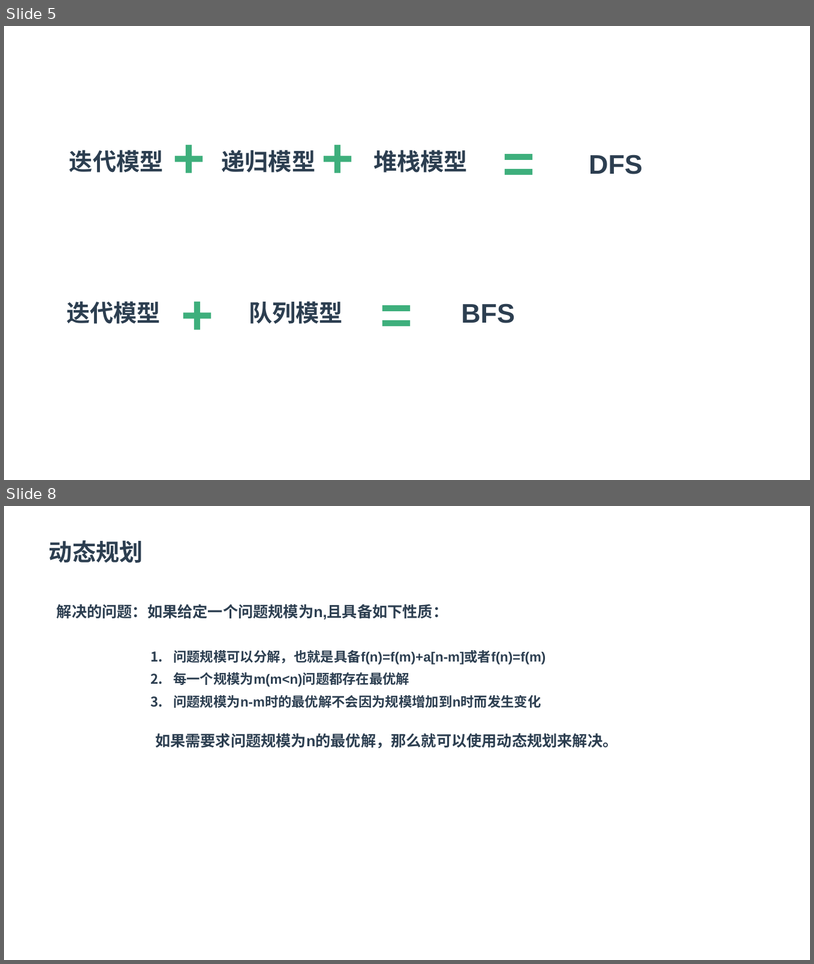
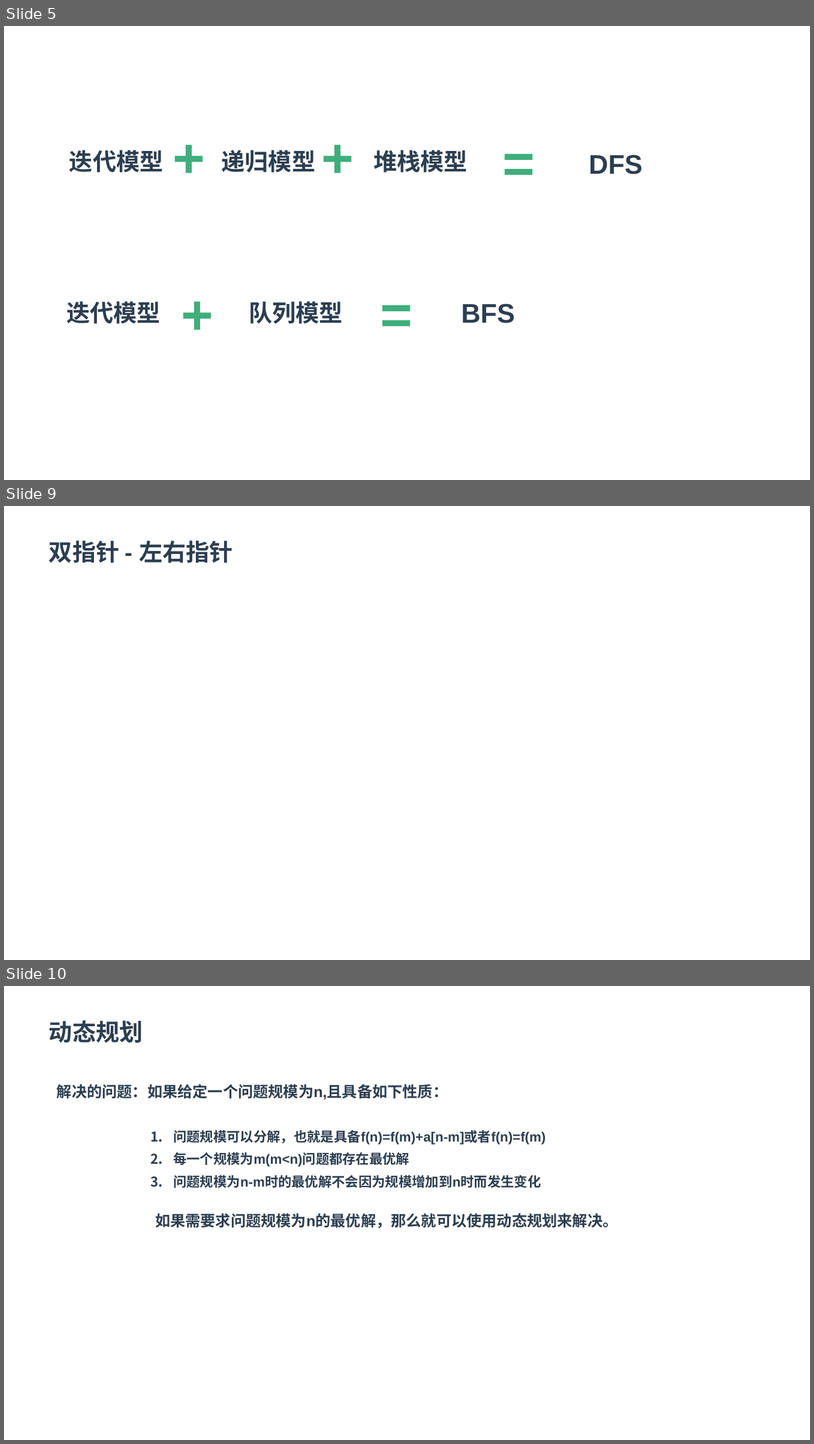
Before and after one commit to zaiqiang-dong/zaiqiang, a slide deck: picture/datastruct/datastruct.pptx. Shown one above the other, each under a label of ours: slides 5 and 8 before the commit, slides 5, 9 and 10 after it; the slides between them are not shown. The pictures are 814x964 and 814x1444 pixels, drawn with LibreOffice and Linux fonts; fonts in the diff are those of the drawing. Boxes give left, top, right and bottom in pixels: in the first picture for what was removed or moved away, otherwise in the second. Text is boxed around its words. In the diff, an @@ line names an element or a change of style, - is before the commit and + after.

```diff
--- a/picture/datastruct/datastruct.pptx
+++ b/picture/datastruct/datastruct.pptx
@@ slide 9 added at (4, 506, 810, 960), background #FFFFFF @@
@@ text added at (49, 540, 233, 563), 28 pt, text #2C3E50, bold @@
+双指针 - 左右指针
@@ what was slide 8 is now slide 10 @@
```
Also in this commit, not shown: 2 slides changed, 1 other slide added, 9 other files.
